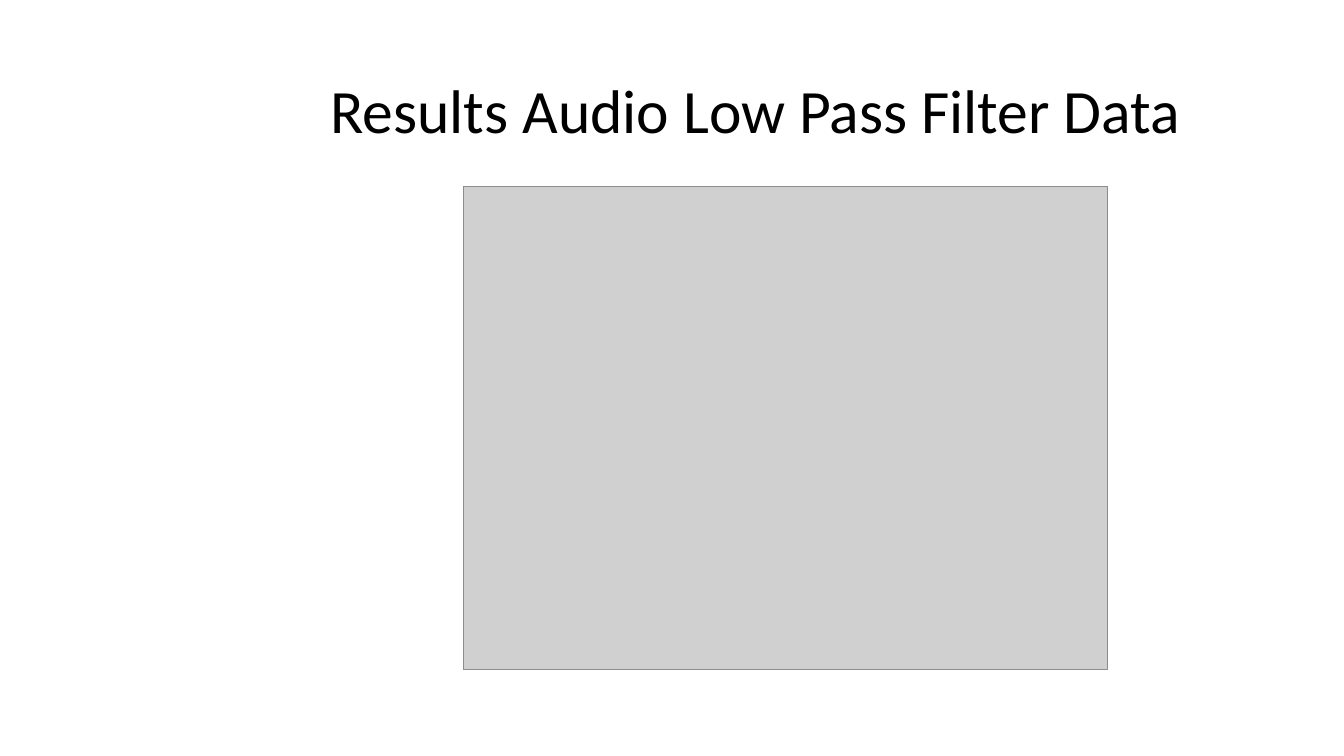
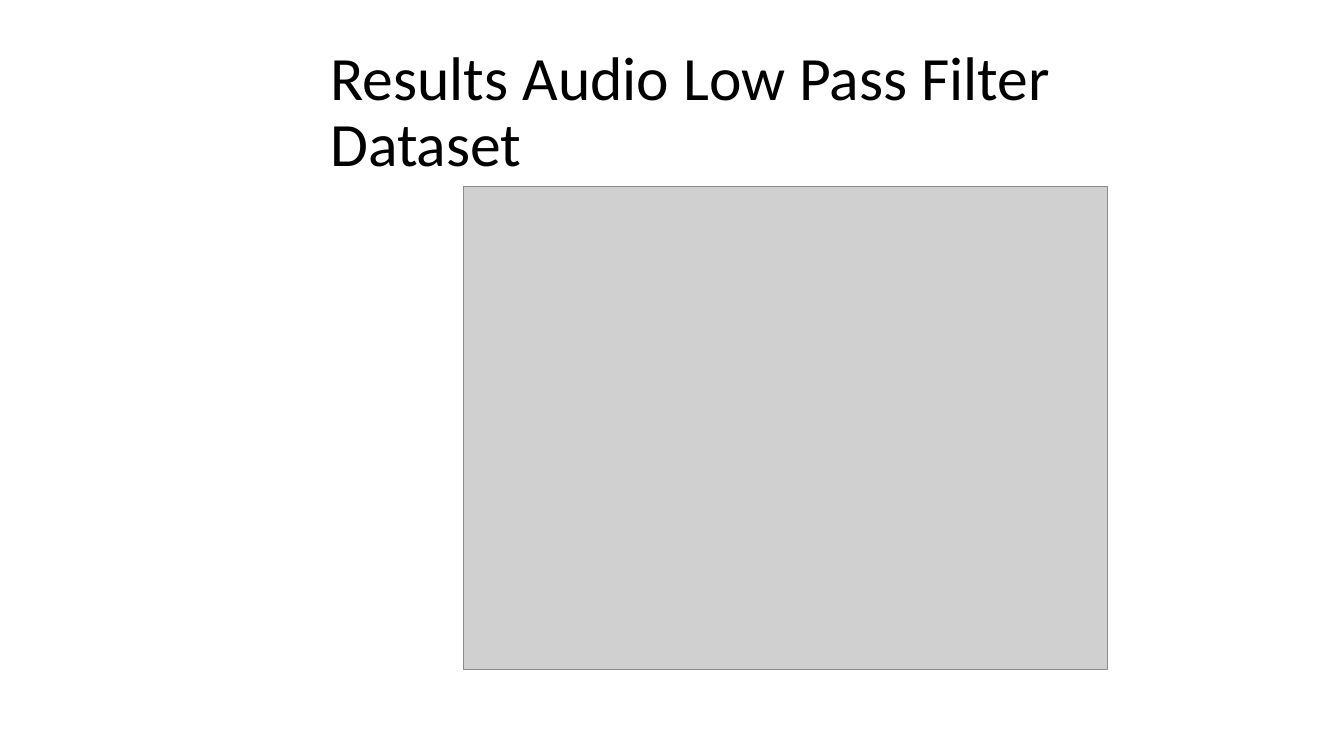
Before and after one commit to mayersjd/HardwareCNN, a slide deck: slide 20 of Presentations/ProjectPresentation_03-10-CB.pptx (slide 14 before the commit). Drawn at 1344x756 pixels with LibreOffice and Linux fonts; fonts in the diff are those of the drawing; grey boxes stand for pictures; background and template pictures are left out. Boxes give left, top, right and bottom in pixels: in the first picture for what was removed or moved away, otherwise in the second. Text is boxed around its words. In the diff, an @@ line names an element or a change of style, - is before the commit and + after.

```diff
--- a/Presentations/ProjectPresentation_03-10-CB.pptx
+++ b/Presentations/ProjectPresentation_03-10-CB.pptx
@@ title at (x1=330, y1=57, x2=1050, y2=167): text changed @@
-Results Audio Low Pass Filter Data
+Results Audio Low Pass Filter Dataset
```
Also in this commit, not shown: 8 other slides changed, 7 slides added.
